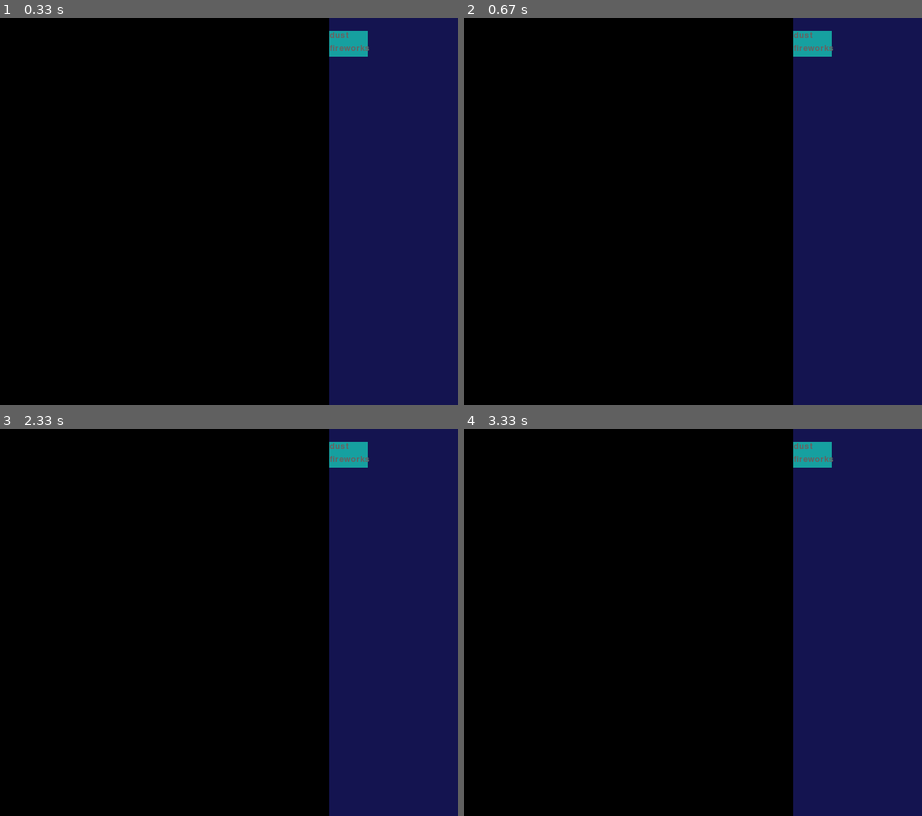
Above: before the commit, frames 1-4 (two rows, left to right).
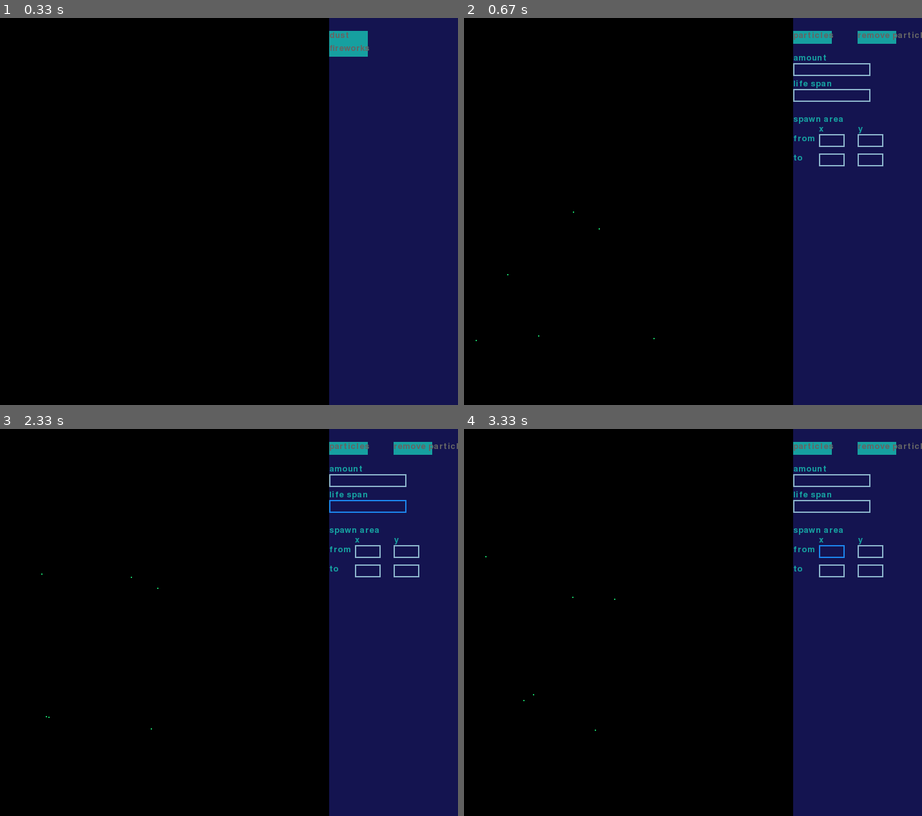
Above: after the commit, the same moments.

Repository: rokrerum/ParticlePlayground
Game: pygame game, started from main.py
Same seed, same stepped clock (60 frames per second), same inputs: the game is played once before the commit and once after it.
Inputs (mouse positions are in pixels of both pictures, inside the frame that each line leads up to):
- Up to frame 1 (0.33 s): no input
- Up to frame 2 (0.67 s): click (812, 37) at 0.43 s
- Up to frame 3 (2.33 s): click (366, 479) at 0.78 s; click (outside the picture) at 1.15 s; click (412, 448) at 1.52 s; click (366, 506) at 1.9 s; click (141, 723) at 2.3 s
- Up to frame 4 (3.33 s): click (830, 552) at 3.2 s

Frame 1 is identical in both runs. In frame 2, 1.4% of the frame differs, in the area x 2-100%, y 3-84%; in frame 3, 1.4%; in frame 4, 1.4%.

Commit message:
Update pygame_gui.py

Diff:
--- a/pygame_gui.py
+++ b/pygame_gui.py
@@ -16,10 +16,9 @@
         surface.blit(textobj, textrect)
 
 
-
 class button:
     def __init__(self, size, text, font, color, display):
-        self.rect = pygame.Rect(size)
+        self.rect = pygame.Rect(size[0], size[1], size[2], size[3])
         self.text = text
         self.font = font
         self.color = color
@@ -31,16 +30,11 @@
         Gui.draw_text(self.rect[0], self.rect[1], self.text, self.font, (100, 100, 100), self.display)
 
 
-    def button_press(self, surface):
-
-
-        for event in pygame.event.get():
-            if event.type == pygame.MOUSEBUTTONDOWN:
-                # If the user clicked on the input_box rect.
-                if self.rect.collidepoint(event.pos):
-                    print("button clicked")
-                    pass
-
+    def button_press(self, event):
+        if event.type == pygame.MOUSEBUTTONDOWN:
+            # If the user clicked on the input_box rect.
+            if self.rect.collidepoint(event.pos):
+                return self.text
 
 
 class InputBox:
